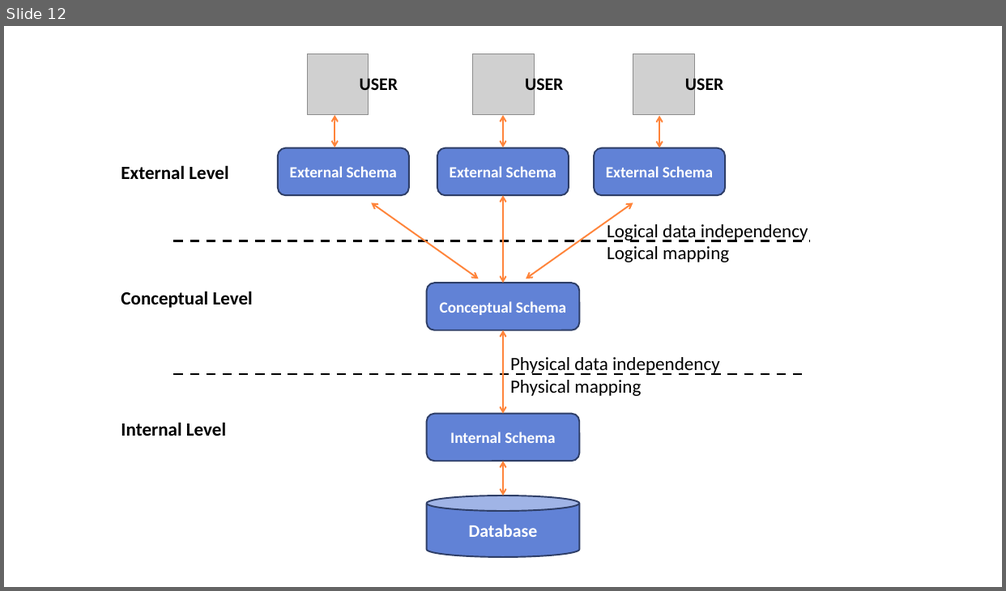
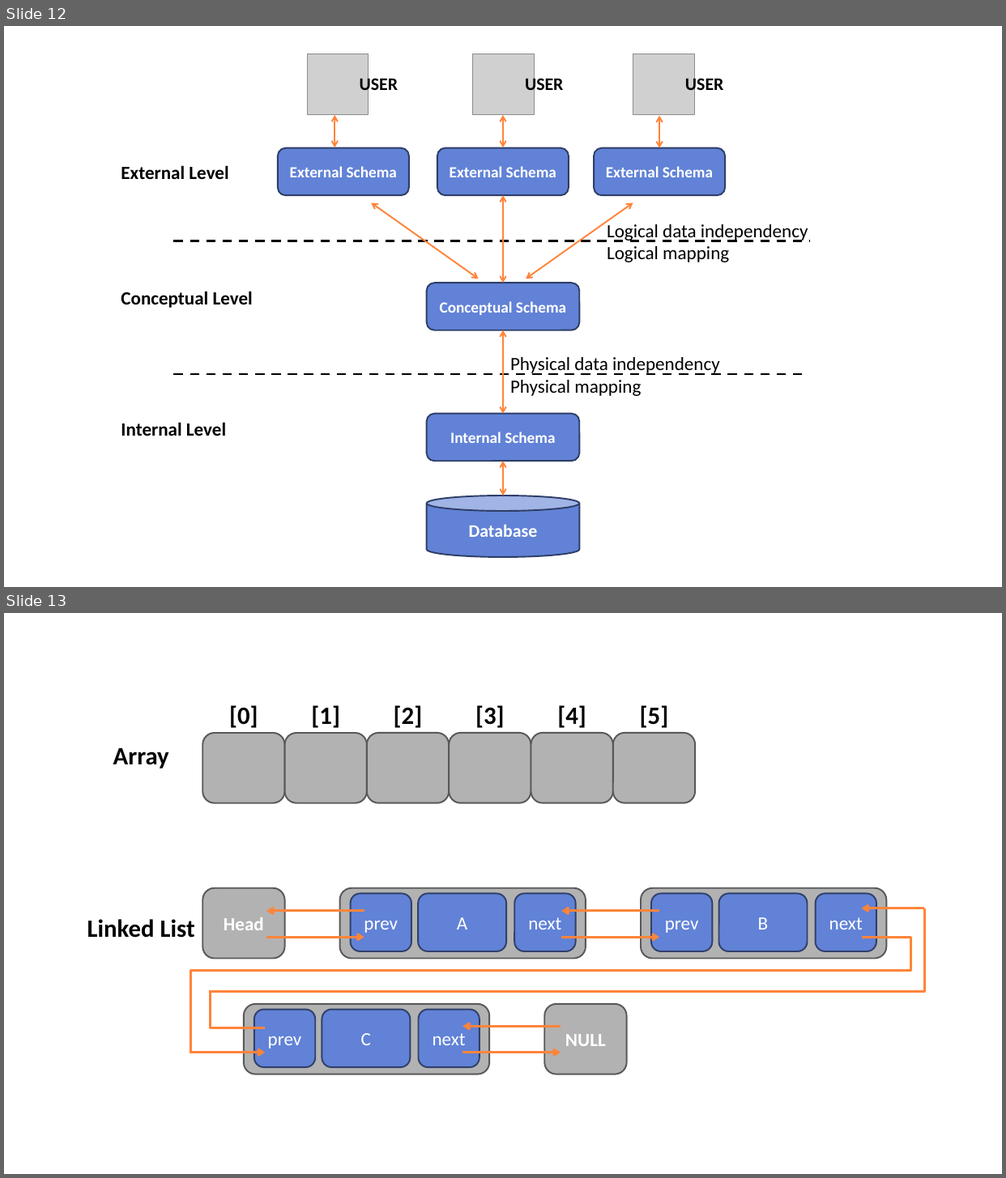
Before and after one commit to Nephelai/nephelai.github.io, a slide deck: etc/images.pptx. Shown one above the other, each under a label of ours: slide 12 before the commit, slides 12 and 13 after it. The pictures are 1006x591 and 1006x1178 pixels, drawn with LibreOffice and Linux fonts; fonts in the diff are those of the drawing; grey boxes stand for pictures. Boxes give left, top, right and bottom in pixels: in the first picture for what was removed or moved away, otherwise in the second. Text is boxed around its words. In the diff, an @@ line names an element or a change of style, - is before the commit and + after.

Commit message:
add image "array vs linked list

```diff
--- a/etc/images.pptx
+++ b/etc/images.pptx
@@ slide 13 added at [4,613,1002,1174], background #FFFFFF @@
@@ text added at [229,705,258,728], 24 pt, text #000000, bold @@
+[0]
@@ text added at [311,705,340,728], 24 pt, text #000000, bold @@
+[1]
@@ text added at [394,705,423,728], 24 pt, text #000000, bold @@
+[2]
@@ text added at [475,705,505,728], 24 pt, text #000000, bold @@
+[3]
@@ text added at [557,705,586,728], 24 pt, text #000000, bold @@
+[4]
@@ text added at [640,705,669,728], 24 pt, text #000000, bold @@
+[5]
@@ rounded rectangle added at [202,733,285,803], fill #B2B2B2, outline #585858 1.5 pt @@
@@ rounded rectangle added at [285,733,367,803], fill #B2B2B2, outline #585858 1.5 pt @@
@@ rounded rectangle added at [367,733,450,803], fill #B2B2B2, outline #585858 1.5 pt @@
@@ rounded rectangle added at [449,733,531,803], fill #B2B2B2, outline #585858 1.5 pt @@
@@ rounded rectangle added at [531,733,613,803], fill #B2B2B2, outline #585858 1.5 pt @@
@@ rounded rectangle added at [613,733,696,803], fill #B2B2B2, outline #585858 1.5 pt @@
@@ text added at [113,748,169,769], 24 pt, text #000000, bold @@
+Array
@@ rounded rectangle added at [202,888,285,959], fill #B2B2B2, outline #585858 1.5 pt, 18 pt, text #FFFFFF, bold @@
+Head
@@ group added at [340,888,586,959]: 4 rounded rectangles @@
+prev
+next
+A
@@ group added at [641,888,887,959]: 4 rounded rectangles @@
+prev
+next
+B
@@ text added at [87,919,195,938], 24 pt, text #000000, bold @@
+Linked List
@@ elbow line added from (925, 909) to (209, 992), #FF843A 2.25 pt @@
@@ arrow added from (364, 911) to (266, 911), #FF843A 2.25 pt @@
@@ arrow added from (660, 911) to (562, 911), #FF843A 2.25 pt @@
@@ arrow added from (925, 909) to (862, 909), #FF843A 2.25 pt @@
@@ arrow added from (266, 937) to (364, 937), #FF843A 2.25 pt @@
@@ arrow added from (562, 937) to (660, 937), #FF843A 2.25 pt @@
@@ elbow line added from (862, 937) to (911, 970), #FF843A 2.25 pt @@
@@ elbow line added from (911, 970) to (189, 1053), #FF843A 2.25 pt @@
@@ elbow line added from (209, 992) to (266, 1029), #FF843A 2.25 pt @@
@@ group added at [244,1004,489,1075]: 4 rounded rectangles @@
+prev
+next
+C
@@ rounded rectangle added at [544,1004,627,1075], fill #B2B2B2, outline #585858 1.5 pt, 18 pt, text #FFFFFF, bold @@
+NULL
@@ arrow added from (560, 1026) to (463, 1026), #FF843A 2.25 pt @@
@@ arrow added from (189, 1053) to (266, 1053), #FF843A 2.25 pt @@
@@ arrow added from (463, 1053) to (560, 1053), #FF843A 2.25 pt @@
```
Also in this commit, not shown: 1 other file.
